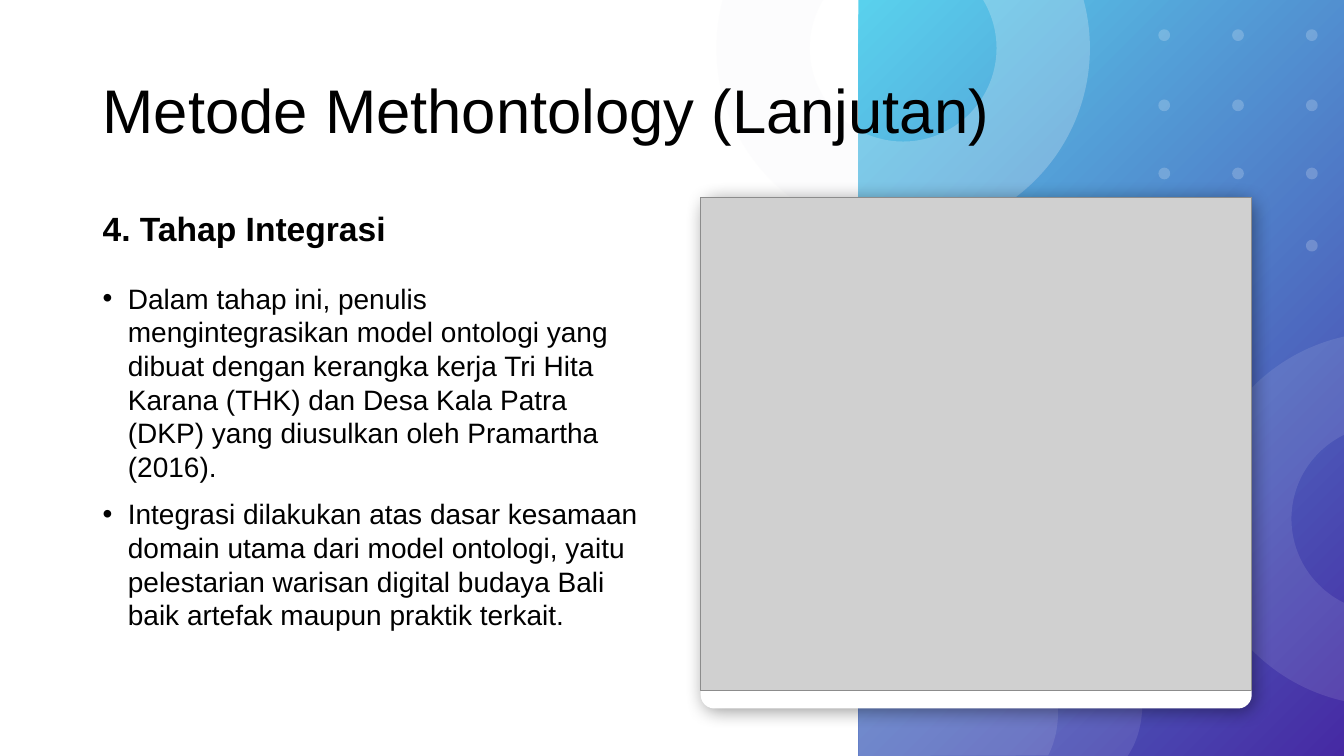
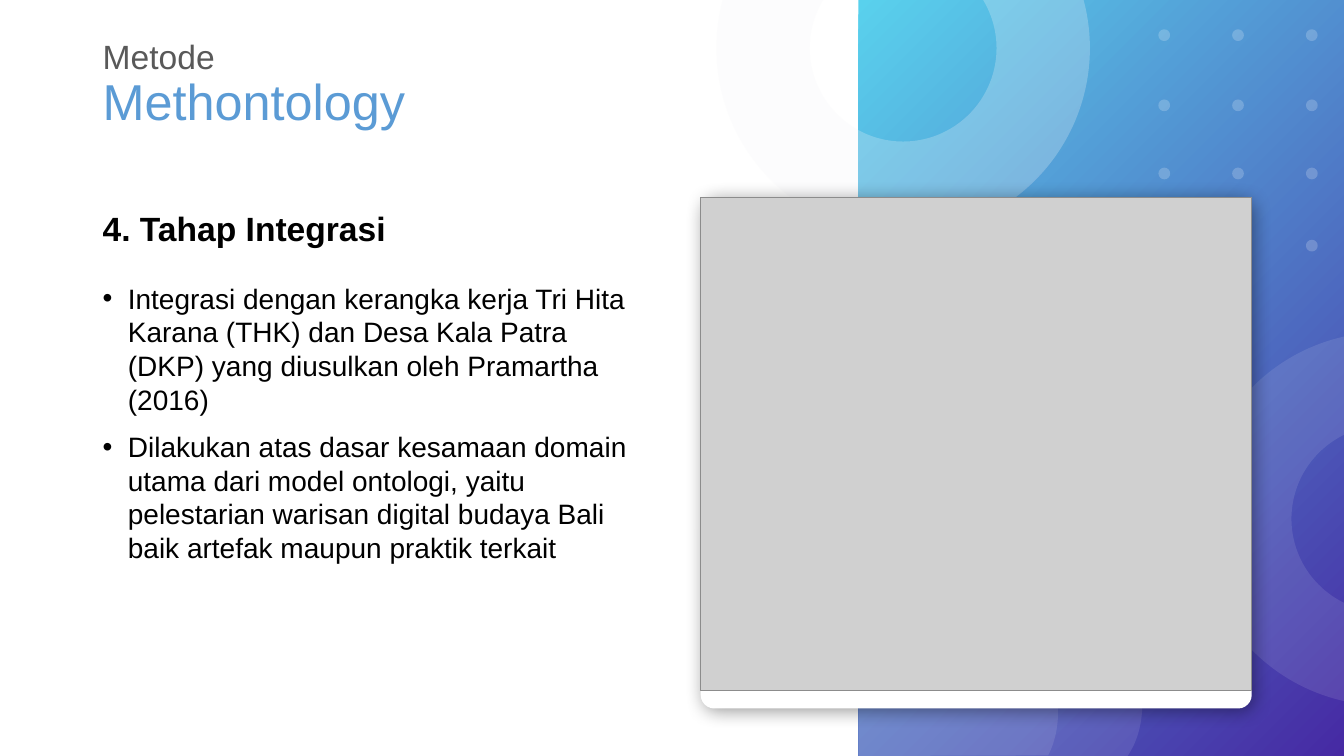
Before and after one commit to wardanacoolant/Tugas-Akhir, a slide deck: slide 22 of Hari-H Sidang/Rancangan Presentasi Skripsi.pptx (slide 21 before the commit). Drawn at 1344x756 pixels with LibreOffice and Linux fonts; fonts in the diff are those of the drawing; grey boxes stand for pictures. Boxes give left, top, right and bottom in pixels: in the first picture for what was removed or moved away, otherwise in the second. Text is boxed around its words. In the diff, an @@ line names an element or a change of style, - is before the commit and + after.

```diff
--- a/Hari-H Sidang/Rancangan Presentasi Skripsi.pptx
+++ b/Hari-H Sidang/Rancangan Presentasi Skripsi.pptx
@@ title at (103,44,405,130): text changed; size 44 to 36 pt; text colour #000000 to #5B9BD5 @@
-Metode Methontology (Lanjutan)
+Metode
+Methontology
@@ text at (128,288,626,563): text changed @@
-• Dalam tahap ini, penulis mengintegrasikan model ontologi yang dibuat dengan kerangka kerja Tri Hita Karana (THK) dan Desa Kala Patra (DKP) yang diusulkan oleh Pramartha (2016).
-• Integrasi dilakukan atas dasar kesamaan domain utama dari model ontologi, yaitu pelestarian warisan digital budaya Bali baik artefak maupun praktik terkait.
+• Integrasi dengan kerangka kerja Tri Hita Karana (THK) dan Desa Kala Patra (DKP) yang diusulkan oleh Pramartha (2016)
+• Dilakukan atas dasar kesamaan domain utama dari model ontologi, yaitu pelestarian warisan digital budaya Bali baik artefak maupun praktik terkait
```
Also in this commit, not shown: 31 other slides changed, 7 slides added, 1 slide removed, 6 other files.
